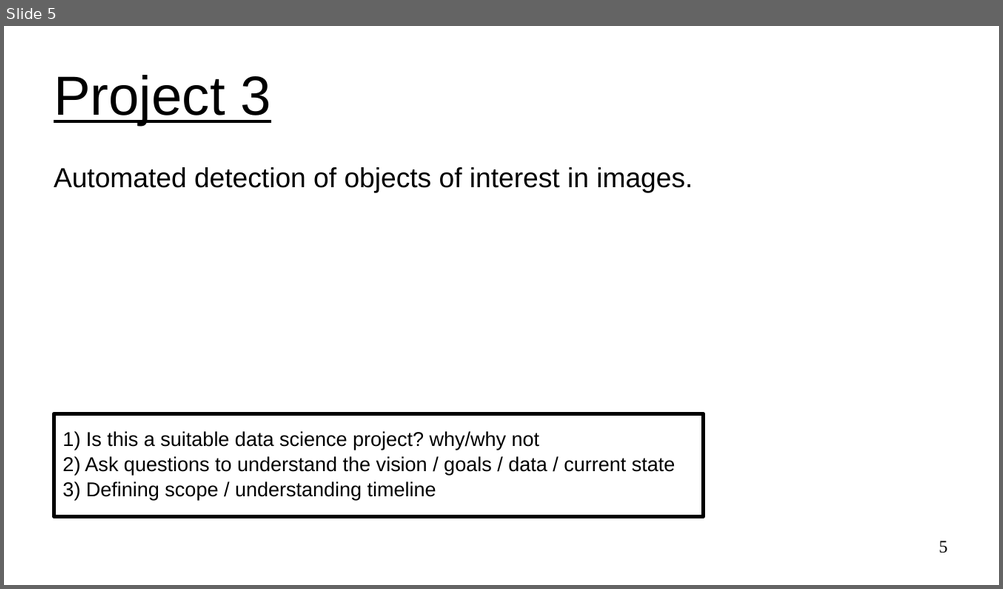
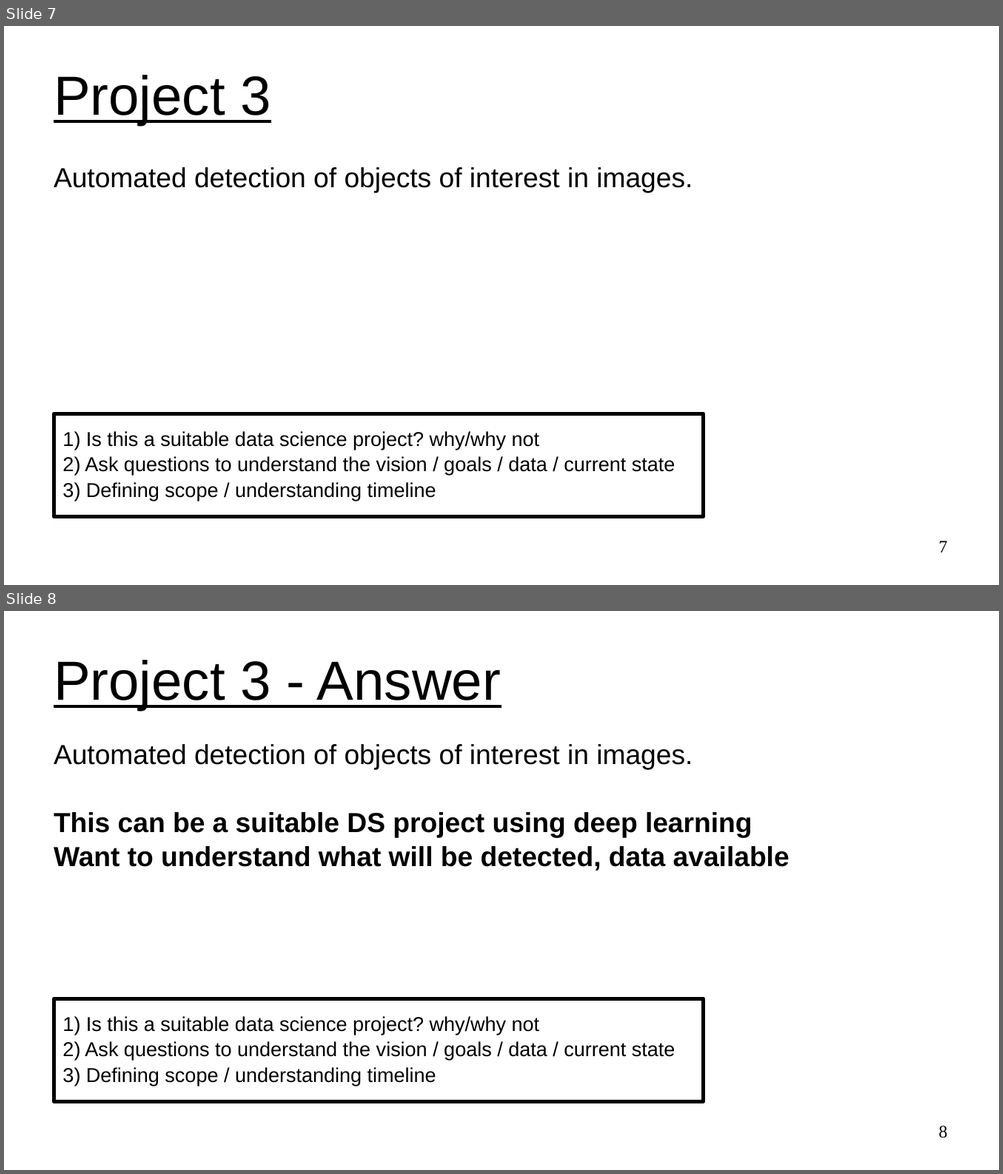
Before and after one commit to UVADS/ds6011, a slide deck: 02_project_discovery.ppt. Shown one above the other, each under a label of ours: slide 5 before the commit, slides 7 and 8 after it. The pictures are 1003x589 and 1003x1174 pixels, drawn with LibreOffice and Linux fonts; fonts in the diff are those of the drawing. Boxes give left, top, right and bottom in pixels: in the first picture for what was removed or moved away, otherwise in the second. Text is boxed around its words. In the diff, an @@ line names an element or a change of style, - is before the commit and + after.

```diff
--- a/02_project_discovery.ppt
+++ b/02_project_discovery.ppt
@@ slide 8 added at box(4, 611, 999, 1170), background #FFFFFF @@
@@ title added at box(54, 660, 501, 710), 44 pt, text #000000, underline @@
+Project 3 - Answer
@@ subtitle added at box(54, 744, 789, 871), 22 pt, text #000000, bold @@
+Automated detection of objects of interest in images.
+This can be a suitable DS project using deep learning
+Want to understand what will be detected, data available
@@ rectangle added at box(54, 999, 703, 1102), fill #FFFFFF, outline #000000 2.89 pt, 16 pt, text #000000 @@
+1) Is this a suitable data science project? why/why not
+2) Ask questions to understand the vision / goals / data / current state
+3) Defining scope / understanding timeline
@@ page number added at box(939, 1126, 948, 1139), 14 pt, text #000000 @@
+8
@@ what was slide 5 is now slide 7 @@
@@ page number at box(939, 541, 948, 553): text changed @@
-5
+7
```
Also in this commit, not shown: 4 slides changed, 5 other slides added.
